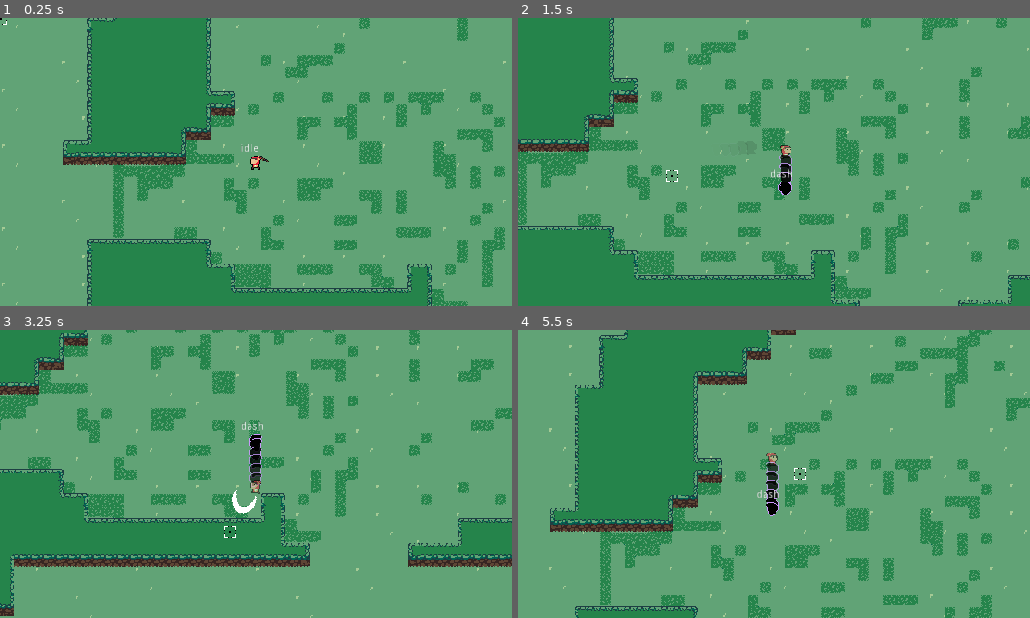
Above: before the commit, frames 1-4 (two rows, left to right).
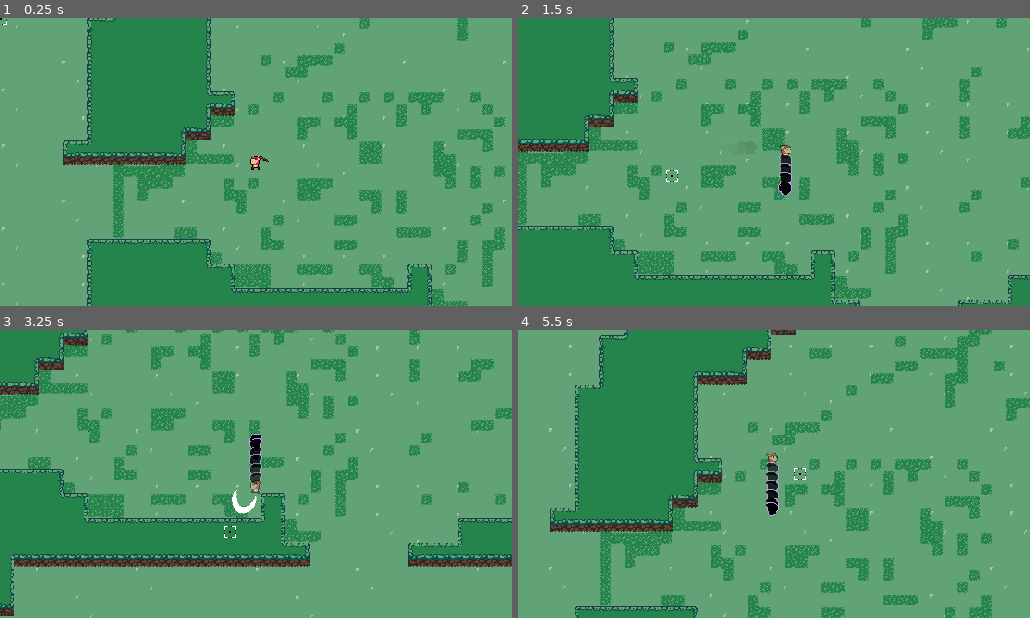
Above: after the commit, the same moments.

Repository: Boyquotes/Shadow
Game: Godot game, scene res://Worlds/Main World.tscn
Same seed, same stepped clock (60 frames per second), same inputs: the game is played once before the commit and once after it.
Inputs (mouse positions are in pixels of both pictures, inside the frame that each line leads up to):
- Up to frame 1 (0.25 s): no input
- Up to frame 2 (1.5 s): tap Enter at 0.5 s; move the mouse to (886, 147) at 0.52 s; press the mouse at (886, 147) at 0.53 s; hold D (move_right) 0.53-1.28 s; tap Space (dash) at 0.8, 1.35 s; move the mouse to (671, 176) at 1.27 s; release the mouse at (671, 176) at 1.28 s; hold S (move_down) from 1.28 s (still down)
- Up to frame 3 (3.25 s): right-click (153, 488) at 1.55 s; move the mouse to (307, 410) at 2.02 s; release S (move_down) at 2.03 s; hold D (move_right) 2.03-2.78 s; hold Right mouse button (secondary_attack) 2.03-2.78 s; click (307, 410) at 2.3 s; move the mouse to (230, 531) at 2.77 s; hold W (move_up) from 2.78 s (still down); click (230, 531) at 2.85 s; tap Space (dash) at 3.05 s
- Up to frame 4 (5.5 s): move the mouse to (927, 517) at 3.52 s; release W (move_up) at 3.53 s; hold Space (dash) 3.53-4.28 s; hold A (move_left) 3.53-5.03 s; right-click (927, 517) at 3.8 s; move the mouse to (620, 430) at 4.27 s; right-click (620, 430) at 4.35 s; click (620, 430) at 4.55 s; move the mouse to (799, 474) at 5.02 s; press the mouse at (799, 474) at 5.03 s; hold S (move_down) from 5.03 s (still down); tap Space (dash) at 5.3 s

The runs differ from the first frame. In frame 1, less than 0.1% of the frame differs, in the area x 47-51%, y 43-47%; in frame 2, less than 0.1%; in frame 3, less than 0.1%; in frame 4, less than 0.1%, in the area x 46-51%, y 55-59%.

Commit message:
Weapon Inheritance added

Diff:
--- /dev/null
+++ b/Rogue_Sword.gd
@@ -0,0 +1,16 @@
+extends "res://Scripts/Sword.gd"
+
+func attack():
+	if !is_projectile_firing:
+		var slash_instance = load("res://Scenes/Slash.tscn").instance()
+		slash_instance.shoot(get_global_mouse_position(), hand_pivot.global_position)
+		get_parent().owner.add_child(slash_instance)
+	.attack()
+
+
+func secondary_attack():
+	if !is_projectile_firing:
+		var swipe_instance = load("res://Scenes/Swipe.tscn").instance()
+		swipe_instance.shoot(get_global_mouse_position(), self.global_position)
+		get_parent().owner.add_child(swipe_instance)
+	.secondary_attack()
--- a/Scenes/Player.tscn
+++ b/Scenes/Player.tscn
@@ -68,6 +68,7 @@
 hframes = 11
 
 [node name="StateLabel" type="Label" parent="."]
+visible = false
 margin_left = -20.25
 margin_top = -24.25
 margin_right = 19.75
--- a/Scenes/Slash.tscn
+++ b/Scenes/Slash.tscn
@@ -1,7 +1,7 @@
 [gd_scene load_steps=4 format=2]
 
 [ext_resource path="res://Art/Character Sprites/Slash_Test-Sheet.png" type="Texture" id=1]
-[ext_resource path="res://Scenes/Slash.gd" type="Script" id=2]
+[ext_resource path="res://Scripts/Slash.gd" type="Script" id=2]
 
 [sub_resource type="Animation" id=1]
 resource_name = "Slash"
--- a/Scenes/Stick.tscn
+++ b/Scenes/Stick.tscn
@@ -1,15 +1,12 @@
-[gd_scene load_steps=3 format=2]
+[gd_scene load_steps=4 format=2]
 
-[ext_resource path="res://Art/Character Sprites/Stick.png" type="Texture" id=1]
+[ext_resource path="res://Scripts/Stick.gd" type="Script" id=1]
 [ext_resource path="res://Scenes/Sword.tscn" type="PackedScene" id=2]
+[ext_resource path="res://Art/Character Sprites/Stick.png" type="Texture" id=3]
+
 
 [node name="Stick" instance=ExtResource( 2 )]
+script = ExtResource( 1 )
 
 [node name="Sprite" parent="HandPivot/Hand" index="0"]
-texture = ExtResource( 1 )
-
-[node name="AttackBuffer" parent="." index="2"]
-wait_time = 3.0
-
-[node name="SecondaryAttackBuffer" parent="." index="3"]
-wait_time = 3.0
+texture = ExtResource( 3 )
--- /dev/null
+++ b/Scripts/Stick.gd
@@ -0,0 +1,18 @@
+extends "res://Scripts/Sword.gd"
+
+#single dot calls the parent function, with the child function taking priority
+
+func attack():
+	if !is_projectile_firing:
+		var slash_instance = load("res://Scenes/Slash.tscn").instance()
+		slash_instance.shoot(get_global_mouse_position(), hand_pivot.global_position)
+		get_parent().owner.add_child(slash_instance)
+	.attack()
+
+
+func secondary_attack():
+	if !is_projectile_firing:
+		var swipe_instance = load("res://Scenes/Swipe.tscn").instance()
+		swipe_instance.shoot(get_global_mouse_position(), self.global_position)
+		get_parent().owner.add_child(swipe_instance)
+	.secondary_attack()
--- a/Scripts/Sword.gd
+++ b/Scripts/Sword.gd
@@ -38,32 +38,27 @@
 func attack():
 	if !attack_tween.is_active():
 		emit_signal("attacked")
+		if !is_projectile_firing:
+			is_projectile_firing = true
 		attack_tween.interpolate_property(self, "attack_modifier", \
 			attack_modifier, -attack_modifier, attack_duration, \
 			Tween.TRANS_CUBIC, Tween.EASE_OUT)
 		attack_tween.interpolate_callback(self, attack_duration, "_on_attack_finished")
 		attack_tween.start()
 
-		var slash_instance = load("res://Scenes/Slash.tscn").instance()
-		slash_instance.shoot(get_global_mouse_position(), hand_pivot.global_position)
-		get_parent().owner.add_child(slash_instance)
-
 	else:
 		attack_buffer.start()
 
 func secondary_attack():
-	if !attack_tween.is_active() && !is_projectile_firing:
-		is_projectile_firing = true
+	if !attack_tween.is_active():
 		emit_signal("attacked2")
+		if !is_projectile_firing:
+			is_projectile_firing = true
 		attack_tween.interpolate_property(self, "attack_modifier", \
 			attack_modifier, -attack_modifier, attack_duration, \
 			Tween.TRANS_CUBIC, Tween.EASE_OUT)
 		attack_tween.interpolate_callback(self, attack_duration, "_on_attack_finished2")
 		attack_tween.start()
-
-		var swipe_instance = load("res://Scenes/Swipe.tscn").instance()
-		swipe_instance.shoot(get_global_mouse_position(), self.global_position)
-		get_parent().owner.add_child(swipe_instance)
 
 	else:
 		secondary_attack_buffer.start()
@@ -71,6 +66,7 @@
 func _on_attack_finished():
 	emit_signal("attack_finished")
 	attack_tween.set_active(false)
+	is_projectile_firing = false
 	attack_direction = -attack_direction
 	damage_collision.disabled = true
 
@@ -88,6 +84,7 @@
 	attack_tween.set_active(false)
 	is_projectile_firing = false
 	attack_direction = -attack_direction
+	damage_collision.disabled = true
 
 	if attack_direction == 1:
 		sword_sprite.scale.x = 1
--- a/Scripts/Weapon.gd
+++ /dev/null
@@ -1,53 +0,0 @@
-extends Node2D
-
-signal attacked
-signal attacked2
-signal attack_finished
-signal attacked_finished2
-signal dash_finished
-
-#Weapon Variables
-onready var damage_area = $DamageArea
-onready var damage_collision = $DamageArea/CollisionShape2D
-
-#Slash Variables
-onready var slash_collision = $DamageArea/CollisionPolygon2D
-onready var Ani_Slash = $Slash/AnimationPlayer
-onready var SlashSprite = $Slash
-
-export var radius := 8.0
-
-func init(attacker):
-	damage_area.attacker = attacker
-
-func get_hand_transform(attack_modifier) -> Transform2D:
-#	return get_stab_transform(attack_modifier)
-	return get_swing_transform(attack_modifier)
-
-func get_stab_transform(attack_modifier, stab_range = 32, offset = 8) -> Transform2D:
-	var pos = (1 - abs(attack_modifier)) * stab_range + offset
-	return Transform2D(0, Vector2.RIGHT * pos)
-
-func get_swing_transform(attack_modifier) -> Transform2D:
-	var attack_angle = PI / 2.0 * attack_modifier
-	var pos = polar2cartesian(radius, attack_angle)
-	var hand_angle = PI * attack_modifier
-	return Transform2D(hand_angle, pos)
-
-func _on_attacked():
-	SlashSprite.show()
-	Ani_Slash.play("Slash")
-	##CHECK COLLISION ON SLASH LATER!!!
-	damage_collision.disabled = false
-	slash_collision.disabled = false # enable
-
-func _on_attack_finished():
-	SlashSprite.hide()
-	damage_collision.disabled = true
-	slash_collision.disabled = true # disable
-
-func _on_attacked2():
-	pass
-
-func _on_attack_finished2():
-	pass
Renamed: Scenes/Slash.gd -> Scripts/Slash.gd
